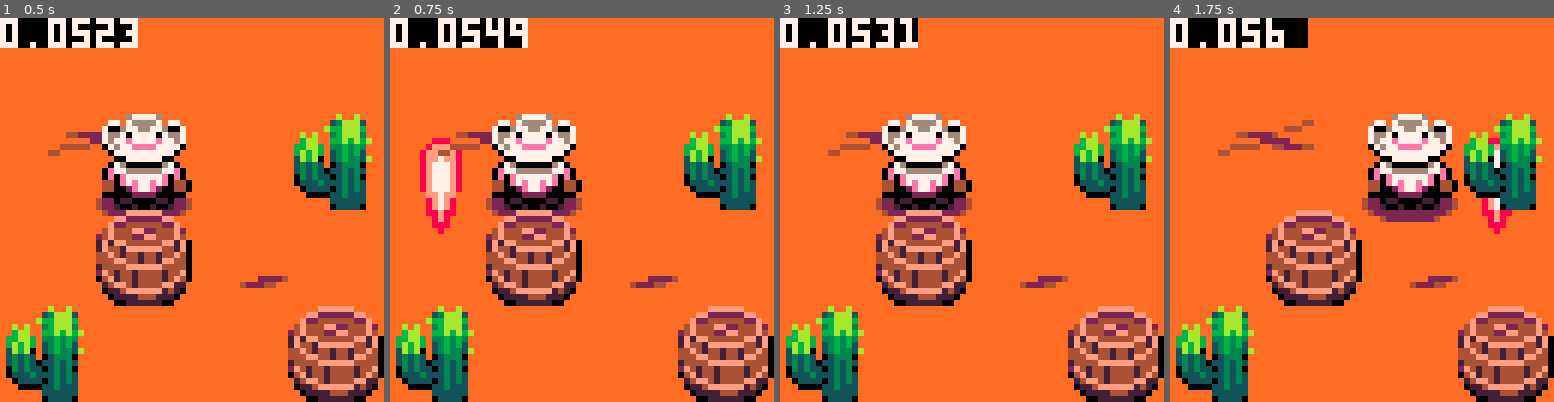
Above: before the commit, frames 1-4 (left to right).
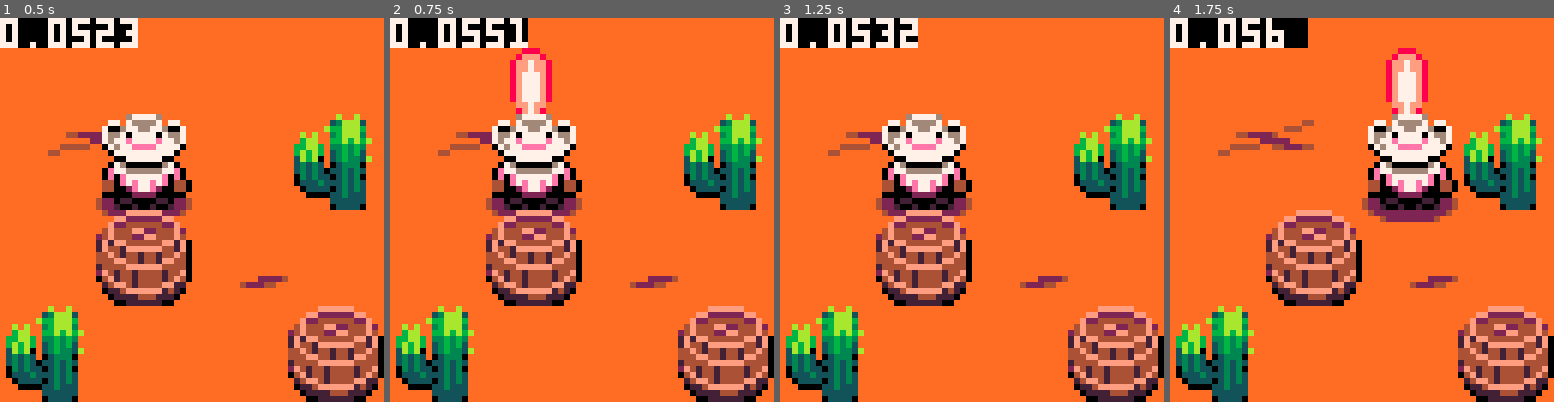
Above: after the commit, the same moments.

Repository: david-fletcher/lowrezjam2023
Game: PICO-8 cartridge lowrezjam2023.p8
Same seed, same stepped clock (60 frames per second), same inputs: the game is played once before the commit and once after it.
Inputs:
- Up to frame 1 (0.5 s): tap X (X key) at 0.33 s
- Up to frame 2 (0.75 s): tap O (Z key) at 0.7 s
- Up to frame 3 (1.25 s): tap X (X key) at 1.07 s
- Up to frame 4 (1.75 s): hold Right from 1.6 s (still down); tap O (Z key) at 1.7 s

Frame 1 is identical in both runs. In frame 2, 4.0% of the frame differs, in the area x 7-43%, y 0-57%; in frame 3, 0.2%; in frame 4, 2.2%.

Commit message:
bullet.dir = k_up

Diff:
--- a/lowrezjam2023.p8
+++ b/lowrezjam2023.p8
@@ -369,7 +369,7 @@
  bullet.y = (g_tilesize / 2) - (4) + (g_tilesize * (tiley-1))
  bullet.w = 8
  bullet.h = 8
- bullet.dir = direction
+ bullet.dir = k_up
 
  bullet.update = function(self)
   if(self.dir == 0) then -- left
